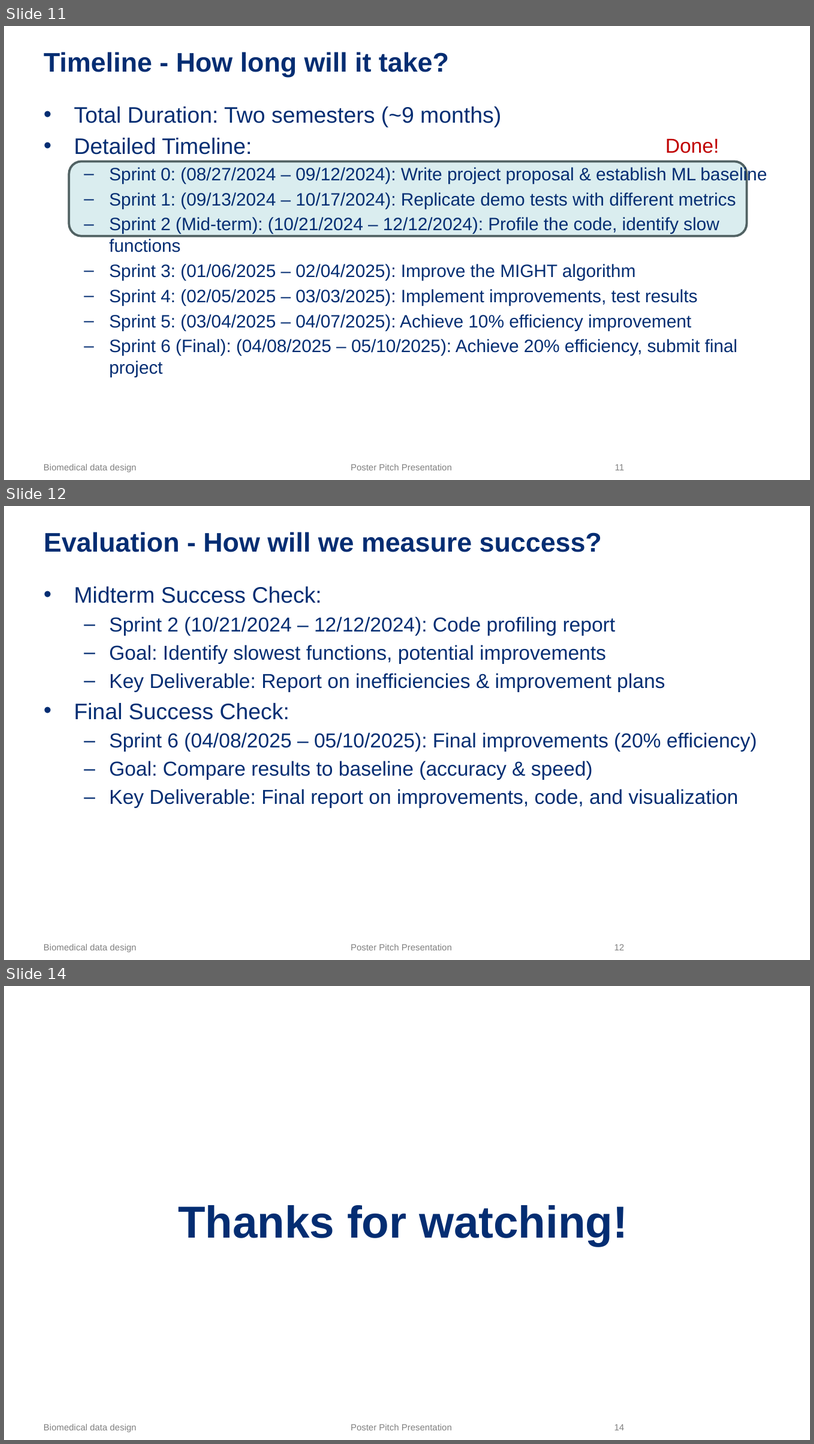
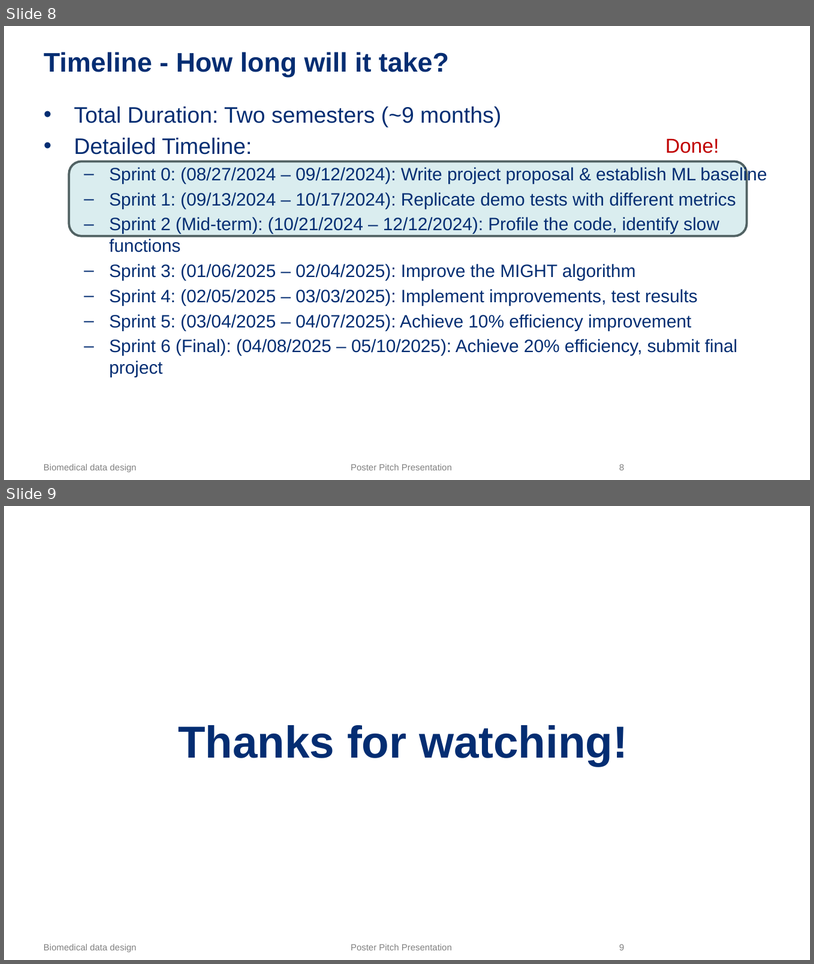
Before and after one commit to NeuroDataDesign/Cancer, a slide deck: Pitch deck.pptx. Shown one above the other, each under a label of ours: slides 11, 12 and 14 before the commit, slides 8 and 9 after it; the slides between them are not shown. The pictures are 814x1444 and 814x964 pixels, drawn with LibreOffice and Linux fonts; fonts in the diff are those of the drawing; background and template pictures are left out. Boxes give left, top, right and bottom in pixels: in the first picture for what was removed or moved away, otherwise in the second. Text is boxed around its words. In the diff, an @@ line names an element or a change of style, - is before the commit and + after.

```diff
--- a/Pitch deck.pptx
+++ b/Pitch deck.pptx
@@ slide 12 removed at (4,506,810,960), background #FFFFFF; not listed: 3 template elements that a slide beside it also shows @@
@@ title removed at (44,532,602,552) @@
-Evaluation - How will we measure success?
@@ text removed at (74,586,758,808) @@
-• Midterm Success Check:
-  – Sprint 2 (10/21/2024 – 12/12/2024): Code profiling report
-  – Goal: Identify slowest functions, potential improvements
-  – Key Deliverable: Report on inefficiencies & improvement plans
-• Final Success Check:
-  – Sprint 6 (04/08/2025 – 05/10/2025): Final improvements (20% efficiency)
-  – Goal: Compare results to baseline (accuracy & speed)
-  – Key Deliverable: Final report on improvements, code, and visualization
@@ what was slide 11 is now slide 8 @@
@@ page number at (620,463,624,470): text changed @@
-11
+8
@@ what was slide 14 is now slide 9 @@
@@ page number at (620,943,624,950): text changed @@
-14
+9
```
Also in this commit, not shown: 3 slides changed, 4 slides added, 8 other slides removed, 1 other file.
